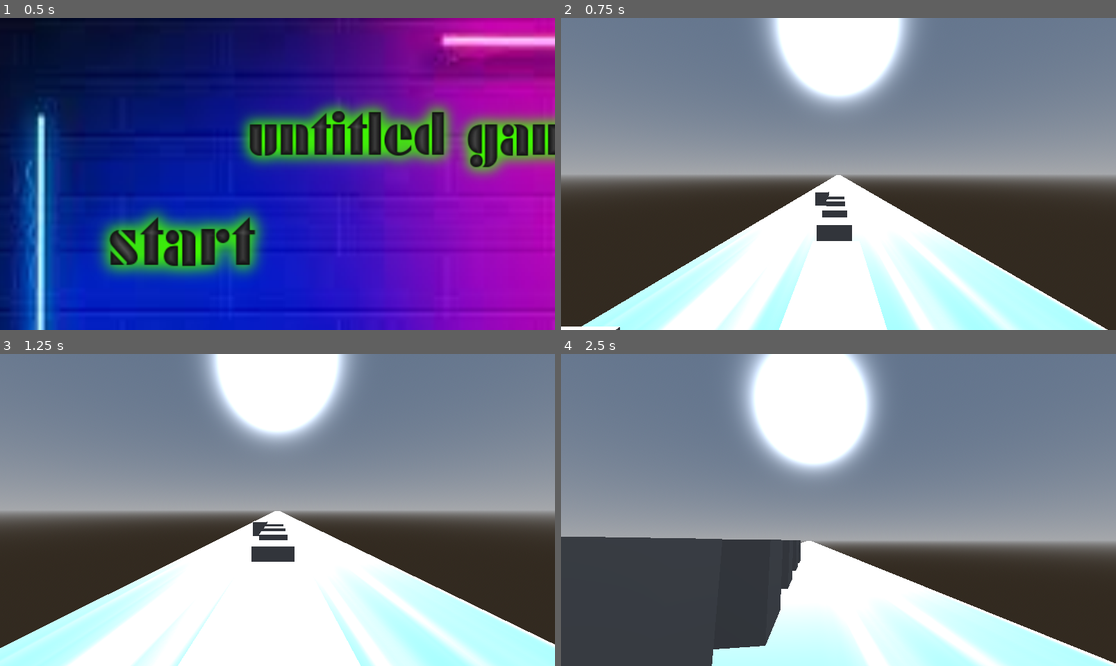
Above: before the commit, frames 1-4 (two rows, left to right).
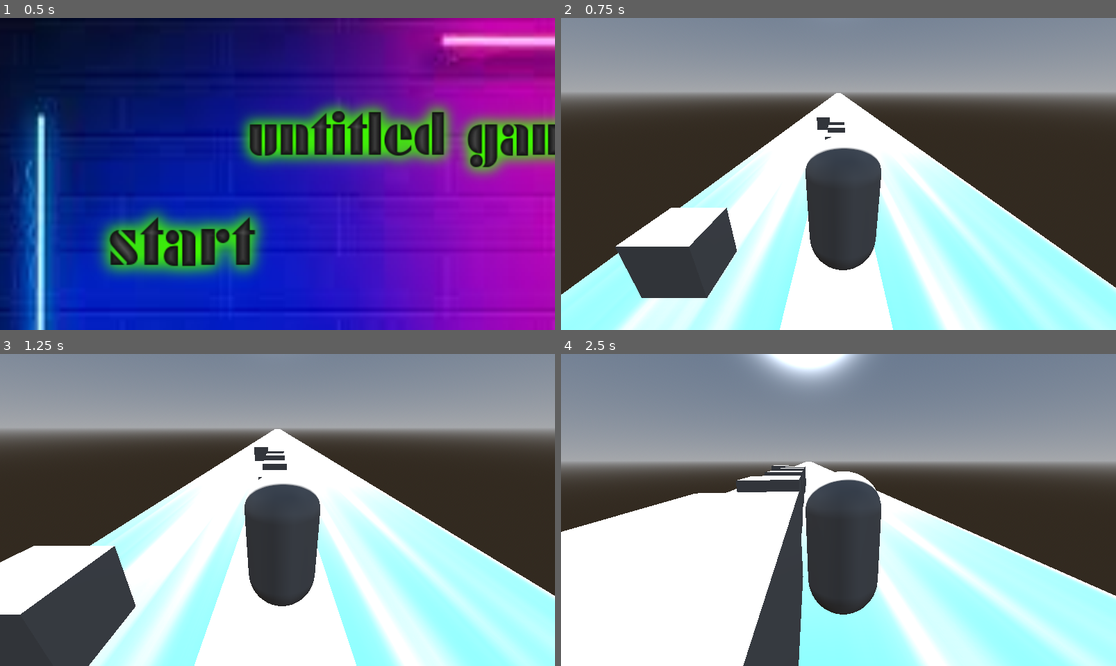
Above: after the commit, the same moments.

Repository: JoukePouke/Game-off-2023
Game: Godot game, scene res://Assets/Scenes/MainMenu.tscn
The game is run twice, just before and just after one commit, with the same random seed, the same clock (stepped at 60 frames per second) and the same inputs.
Inputs (mouse positions are in pixels of both pictures, inside the frame that each line leads up to):
- Up to frame 1 (0.5 s): no input
- Up to frame 2 (0.75 s): click (744, 242) at 0.5 s
- Up to frame 3 (1.25 s): no input
- Up to frame 4 (2.5 s): tap Enter (ui_accept) at 1.25, 1.52, 2.27 s; move the mouse to (866, 510) at 1.27 s; hold Right (right) 1.28-2.03 s; tap F at 1.35, 2.1 s; click (866, 510) at 1.42 s; move the mouse to (810, 510) at 2.02 s; hold A (left) from 2.03 s (still down)

Frame 1 is identical in both runs. In frame 2, 78% of the frame differs, in the area x 0-100%, y 0-100%; in frame 3, 79%; in frame 4, 80%.

Commit message:
switch between cameras with f1

Diff:
--- a/Assets/simple_fpsplayer/Player.gd
+++ b/Assets/simple_fpsplayer/Player.gd
@@ -8,7 +8,10 @@
 const JUMP_VELOCITY = 4.5
 @export
 var MOUSE_SENSITIVITY = 0.06
-
+@onready
+var camera1 = $rotation_helper/Camera3D
+@onready var camera2 = $rotation_helper/Camera3D2
+@onready var camera3 = $rotation_helper/Camera3D3
 # Get the gravity from the project settings to be synced with RigidDynamicBody nodes.
 var gravity = ProjectSettings.get_setting("physics/3d/default_gravity")
 
@@ -16,7 +19,8 @@
 var rotation_helper
 var dir = Vector3.ZERO
 var flashlight
-
+@onready var cameras = [camera1, camera2, camera3]
+var activecamera = 0
 func _ready():
 	camera = $rotation_helper/Camera3D
 	rotation_helper = $rotation_helper
@@ -44,11 +48,9 @@
 
 	# Flashlight toggle. Defaults to F on Keyboard.
 	if event is InputEventKey:
-		if event.pressed and event.keycode == KEY_F:
-			if flashlight.is_visible_in_tree() and not event.echo:
-				flashlight.hide()
-			elif not event.echo:
-				flashlight.show()
+		if event.pressed and event.keycode == KEY_F1:
+			activecamera = (activecamera + 1) % 3
+			cameras[activecamera].current = true
 
 func _physics_process(delta):
 	var moving = false
--- a/Assets/simple_fpsplayer/Player.tscn
+++ b/Assets/simple_fpsplayer/Player.tscn
@@ -1,7 +1,6 @@
-[gd_scene load_steps=5 format=3 uid="uid://dgpjxoygnvyy4"]
+[gd_scene load_steps=4 format=3 uid="uid://dgpjxoygnvyy4"]
 
 [ext_resource type="Script" path="res://Assets/simple_fpsplayer/Player.gd" id="1_1fhis"]
-[ext_resource type="Script" path="res://Assets/simple_fpsplayer/ability_grab.gd" id="2_gwqkd"]
 
 [sub_resource type="CapsuleShape3D" id="CapsuleShape3D_euj4i"]
 
@@ -21,21 +20,14 @@
 transform = Transform3D(1, 0, 0, 0, 1, 0, 0, 0, 1, 0, 0.5, 0)
 
 [node name="Camera3D" type="Camera3D" parent="rotation_helper"]
+current = true
 
-[node name="flashlight_player" type="SpotLight3D" parent="rotation_helper/Camera3D"]
-visible = false
-light_energy = 3.0
-light_bake_mode = 0
-spot_range = 10.0
-spot_angle = 15.0
-spot_angle_attenuation = 1.56917
+[node name="Camera3D2" type="Camera3D" parent="rotation_helper"]
+transform = Transform3D(1, 0, 0, 0, 0.926634, 0.375966, 0, -0.375966, 0.926634, -0.0639266, 1.01391, 2.53073)
+current = true
 
-[node name="ability_grab" type="RayCast3D" parent="rotation_helper/Camera3D"]
-target_position = Vector3(0, 0, -2)
-script = ExtResource("2_gwqkd")
-
-[node name="GrabPosition3D" type="Marker3D" parent="rotation_helper/Camera3D/ability_grab"]
-transform = Transform3D(1, 0, 0, 0, 1, 0, 0, 0, 1, 0, 0, -2)
+[node name="Camera3D3" type="Camera3D" parent="rotation_helper"]
+transform = Transform3D(1, 0, 0, 0, 0.944485, 0.328553, 0, -0.328553, 0.944485, -0.24273, 2.17411, 6.01255)
 
 [node name="MeshInstance3D" type="MeshInstance3D" parent="."]
 mesh = SubResource("CapsuleMesh_s7o0o")
